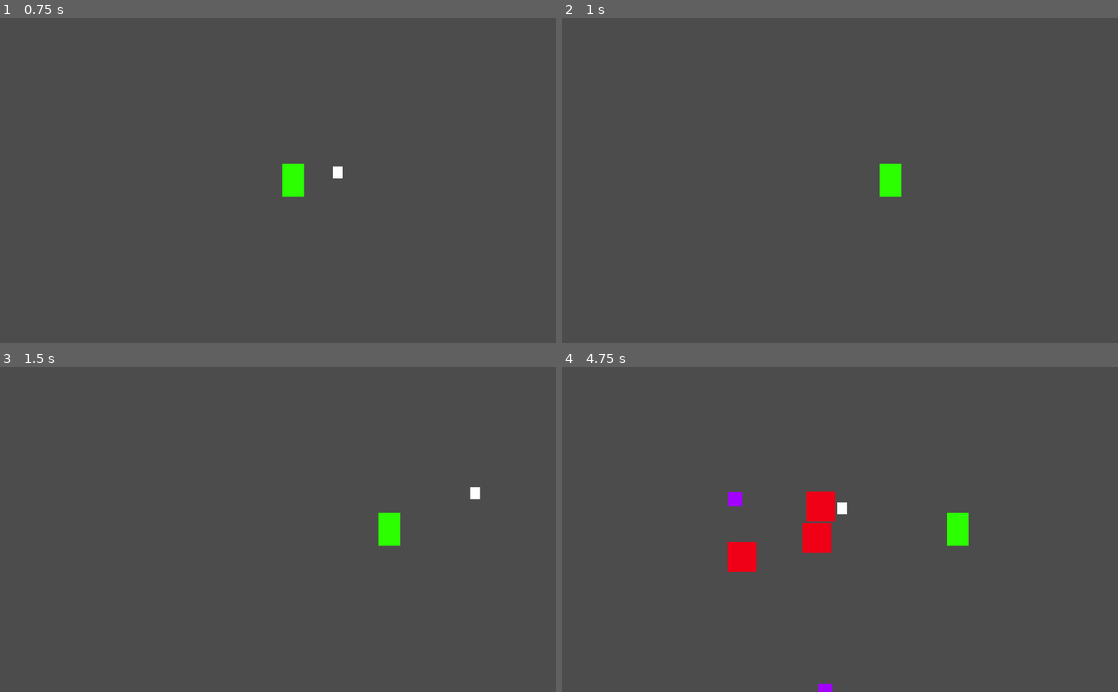
Above: before the commit, frames 1-4 (two rows, left to right).
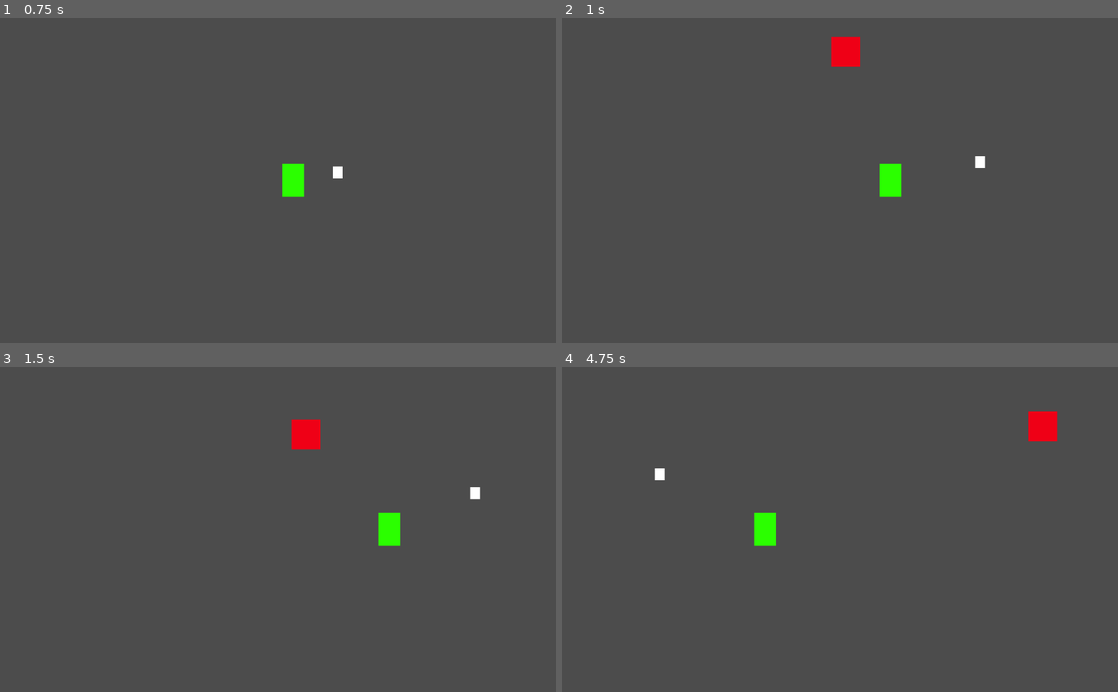
Above: after the commit, the same moments.

Repository: deengames-prototypes/spider-squasher
Game: Godot game, scene res://MainScene.tscn
Same seed, same stepped clock (60 frames per second), same inputs: the game is played once before the commit and once after it.
Inputs (mouse positions are in pixels of both pictures, inside the frame that each line leads up to):
- Up to frame 1 (0.75 s): tap Enter at 0.5 s; move the mouse to (400, 164) at 0.52 s; press the mouse at (400, 164) at 0.53 s; hold D (move_right) from 0.53 s (still down)
- Up to frame 2 (1 s): keep holding D (move_right)
- Up to frame 3 (1.5 s): release D (move_right) at 1.25 s; release the mouse at (400, 513) at 1.25 s; drag from (166, 545) to (250, 594) at 1.27 s
- Up to frame 4 (4.75 s): move the mouse to (895, 458) at 2.02 s; hold D (move_right) 2.03-2.75 s; tap E at 2.1 s; drag from (812, 594) to (673, 480) at 2.77 s; move the mouse to (1006, 578) at 3.52 s; hold A (move_left) 3.53-4.25 s; hold Right mouse button (shoot_plasma) 3.53-4.25 s; drag from (673, 480) to (823, 691) at 4.27 s

Frame 1 is identical in both runs. In frame 2, 0.6% of the frame differs, in the area x 48-77%, y 5-47%; in frame 3, 0.5%; in frame 4, 3.1%, in the area x 16-90%, y 13-100%.

Commit message:
Enemies no longer spawn on top of player

Diff:
--- a/godot/Enemy.gd
+++ b/godot/Enemy.gd
@@ -1,6 +1,7 @@
 extends KinematicBody2D
 
 export (float) var movement_speed = 150
+export (float) var min_distance_from_player = 300
 var player
 
 signal killed_player
@@ -9,8 +10,12 @@
 func _ready():
 	var width = ProjectSettings.get_setting("display/window/size/width")
 	var height = ProjectSettings.get_setting("display/window/size/height")
-	position.x = rand_range(0, width)
-	position.y = rand_range(0, height)
+	var player_ref = player.get_ref()
+	position.x = player_ref.position.x
+	position.y = player_ref.position.y
+	while position.distance_to(player_ref.position) < 200:
+		position.x = rand_range(0, width)
+		position.y = rand_range(0, height)
 
 	# add loop component child node
 	add_child(load("res://LoopComponent.gd").new())
